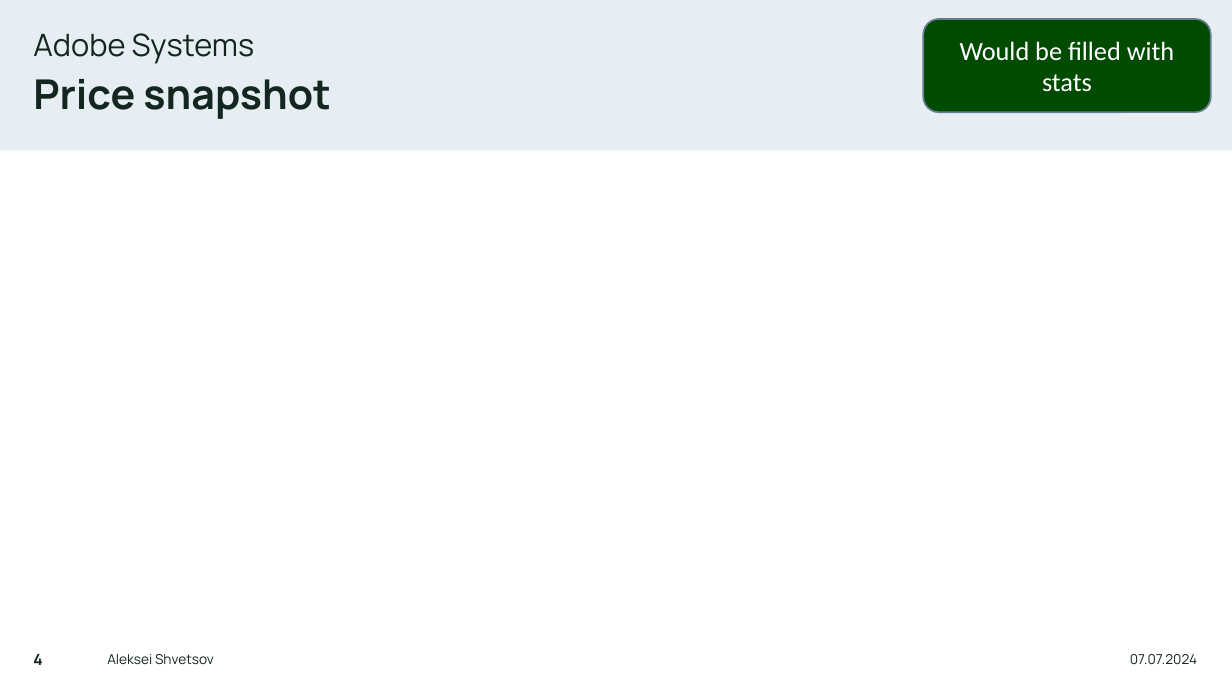
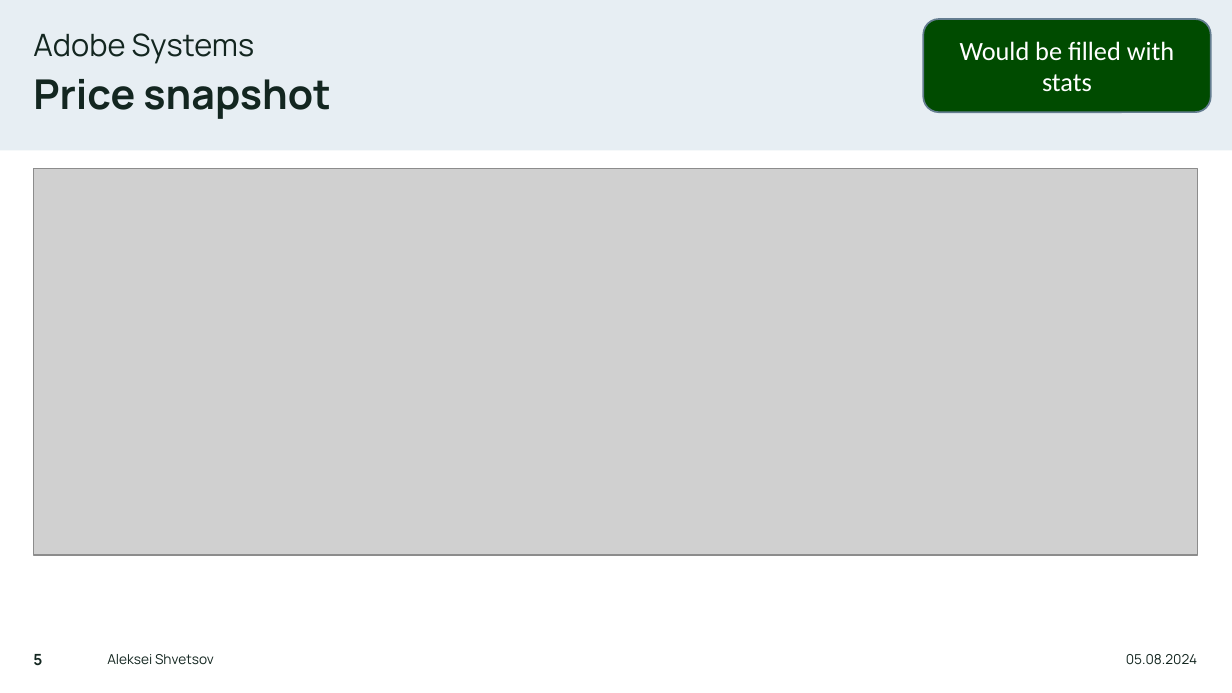
Before and after one commit to sleepper/investmentstrategies, a slide deck: slide 5 of Company Profile.pptx (slide 4 before the commit). Drawn at 1232x693 pixels with LibreOffice and Linux fonts; fonts in the diff are those of the drawing; grey boxes stand for pictures. Boxes give left, top, right and bottom in pixels: in the first picture for what was removed or moved away, otherwise in the second. Text is boxed around its words. In the diff, an @@ line names an element or a change of style, - is before the commit and + after.

```diff
--- a/Company Profile.pptx
+++ b/Company Profile.pptx
@@ picture added at <box>33,169,1198,556</box> @@
@@ page number at <box>33,654,42,666</box>: text changed @@
-4
+5
@@ text at <box>1126,654,1197,665</box>: text changed @@
-07.07.2024
+05.08.2024
```
Also in this commit, not shown: 4 other slides changed, 3 other files.
